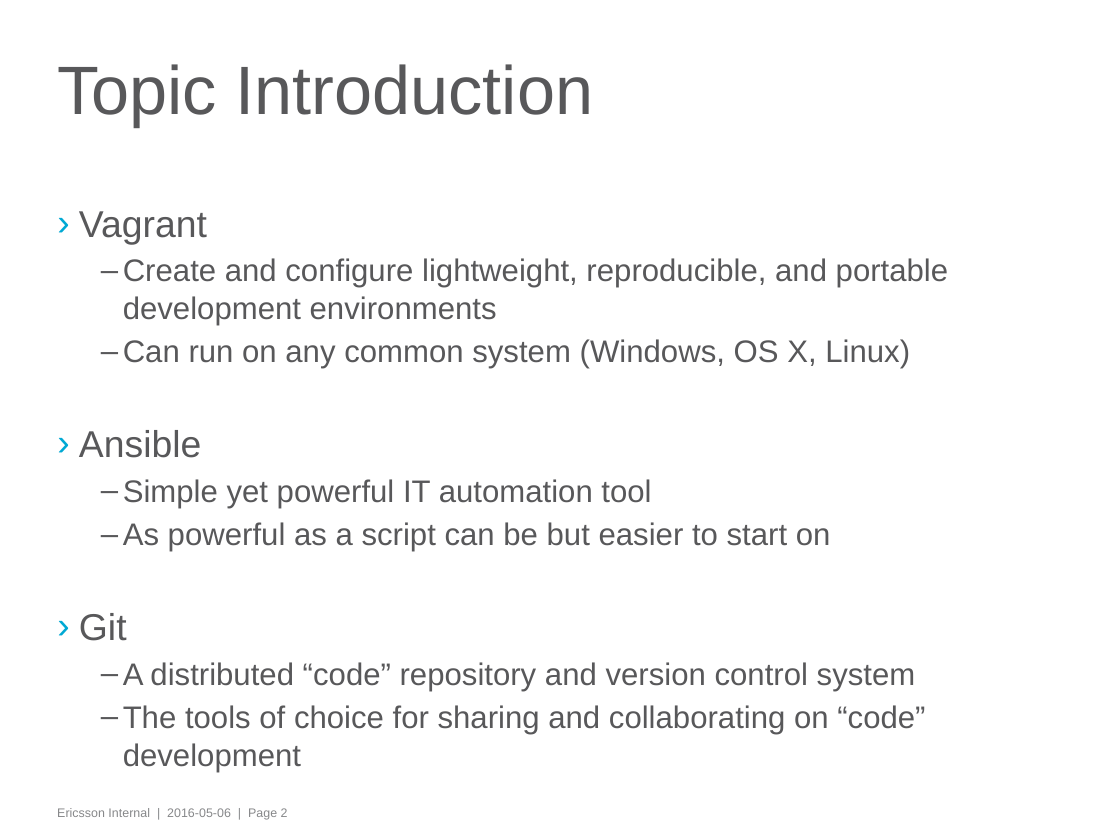
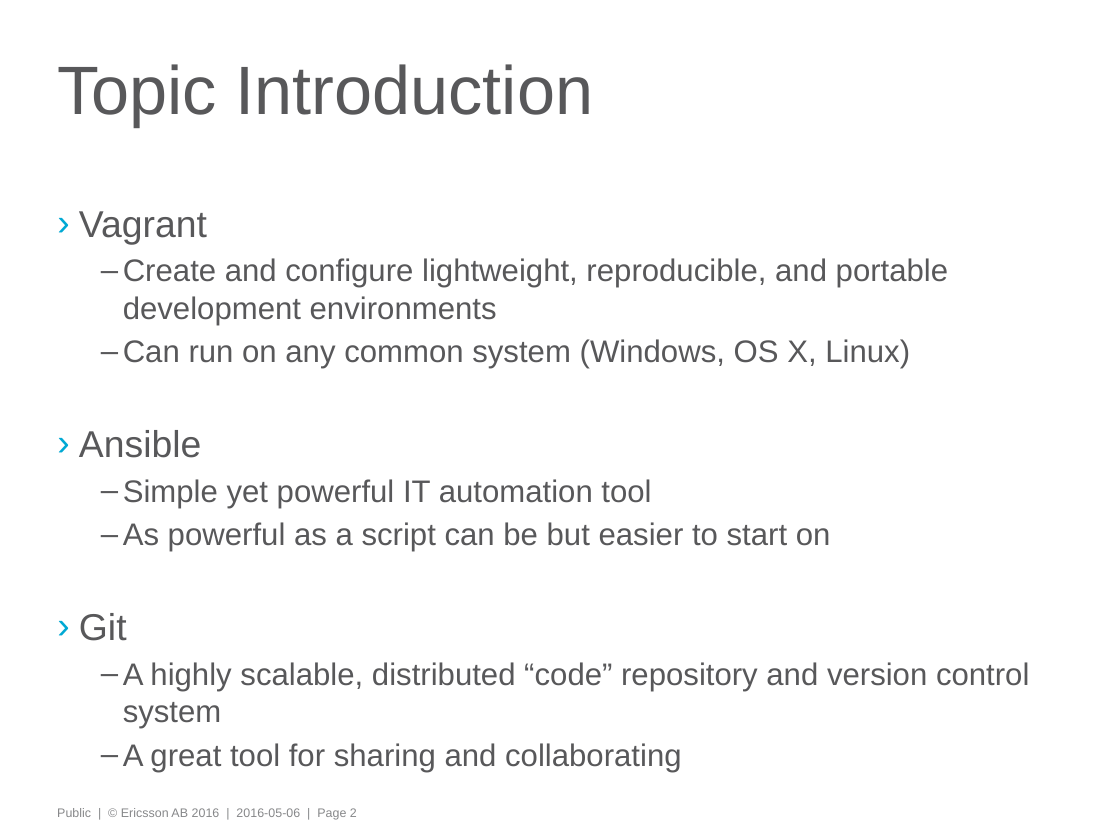
Before and after one commit to iamroddo/learnathon, a slide deck: slide 2 of Vagrant-Ansible-Git_Learnathon.pptx. Drawn at 1120x840 pixels with LibreOffice and Linux fonts; fonts in the diff are those of the drawing; background and template pictures are left out. Boxes give left, top, right and bottom in pixels: in the first picture for what was removed or moved away, otherwise in the second. Text is boxed around its words. In the diff, an @@ line names an element or a change of style, - is before the commit and + after.

```diff
--- a/Vagrant-Ansible-Git_Learnathon.pptx
+++ b/Vagrant-Ansible-Git_Learnathon.pptx
@@ text at (123,662,1029,772): text changed @@
-  – A distributed “code” repository and version control system
-  – The tools of choice for sharing and collaborating on “code” development
+  – A highly scalable, distributed “code” repository and version control system
+  – A great tool for sharing and collaborating
@@ text at (57,808,357,820): text changed @@
-Ericsson Internal | 2016-05-06 | Page 2
+Public | © Ericsson AB 2016 | 2016-05-06 | Page 2
```
Also in this commit, not shown: 27 other slides changed, 5 slides added, 1 slide removed, 6 other files.
